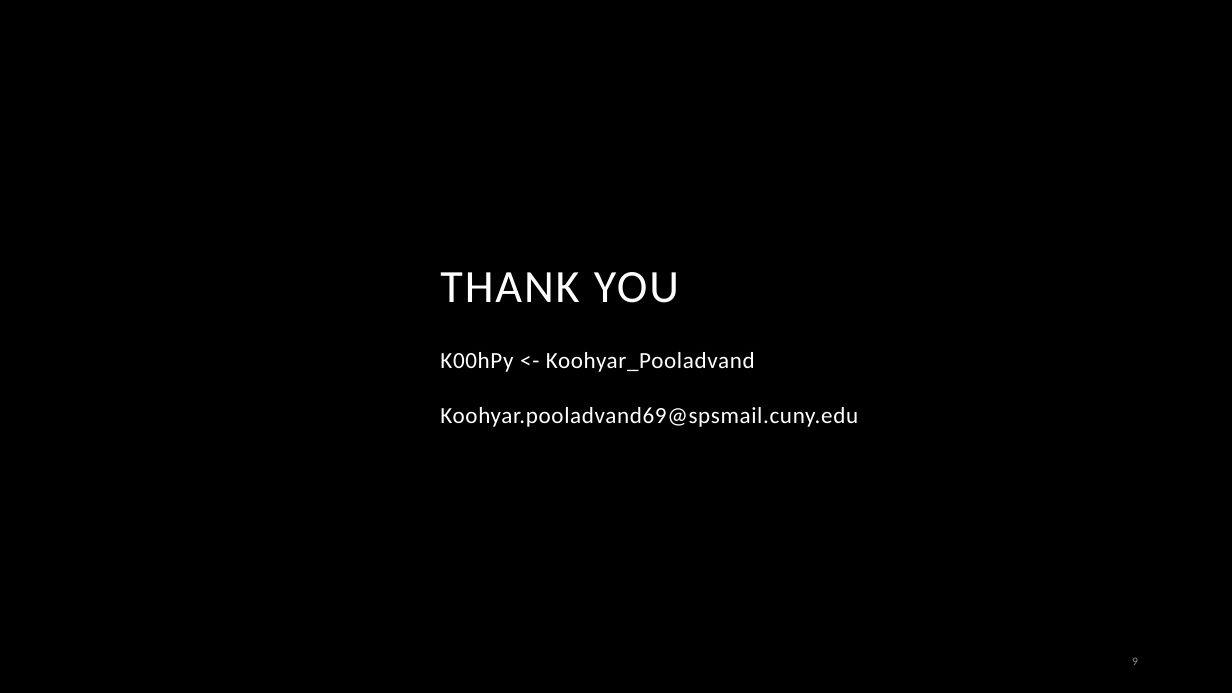
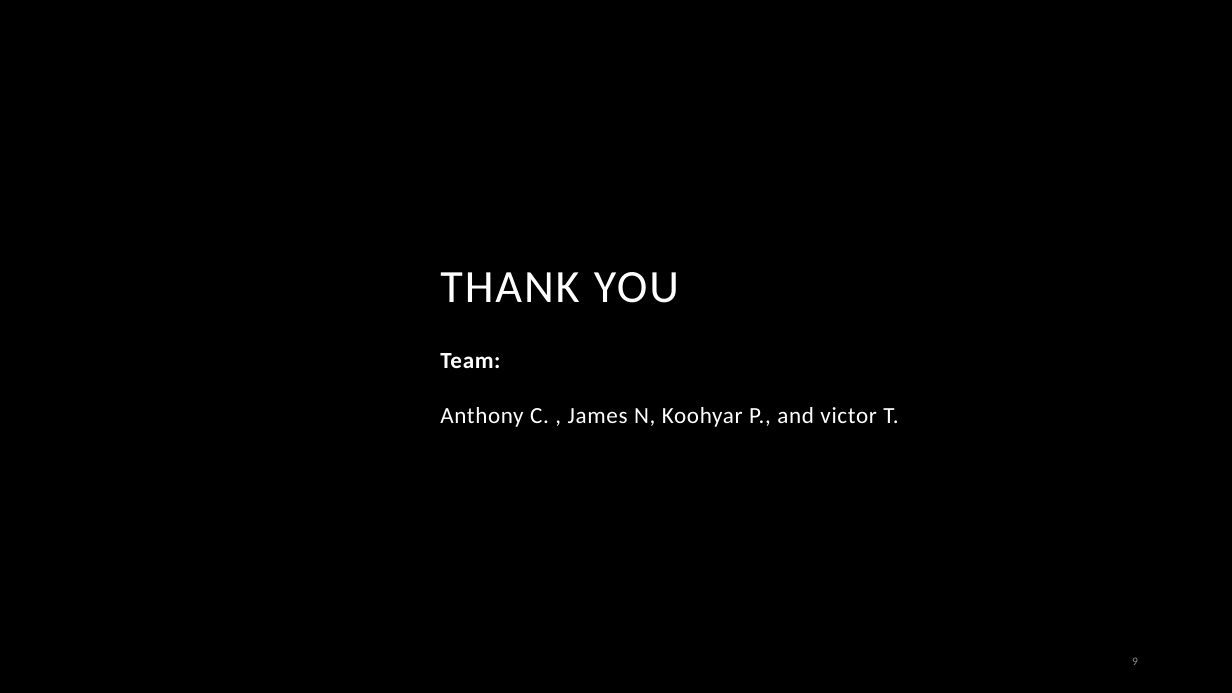
Before and after one commit to kohyarp/DATA607_Project3, a slide deck: slide 9 of Report/KP-Presentation - for DATA607.pptx. Drawn at 1232x693 pixels with LibreOffice and Linux fonts; fonts in the diff are those of the drawing; background and template pictures are left out. Boxes give left, top, right and bottom in pixels: in the first picture for what was removed or moved away, otherwise in the second. Text is boxed around its words. In the diff, an @@ line names an element or a change of style, - is before the commit and + after.

```diff
--- a/Report/KP-Presentation - for DATA607.pptx
+++ b/Report/KP-Presentation - for DATA607.pptx
@@ subtitle at bbox=[440, 353, 898, 427]: text changed @@
-K00hPy <- Koohyar_Pooladvand
-Koohyar.pooladvand69@spsmail.cuny.edu
+Team:
+Anthony C. , James N, Koohyar P., and victor T.
```
Also in this commit, not shown: 2 other slides changed, 5 slides added, 5 slides removed.
